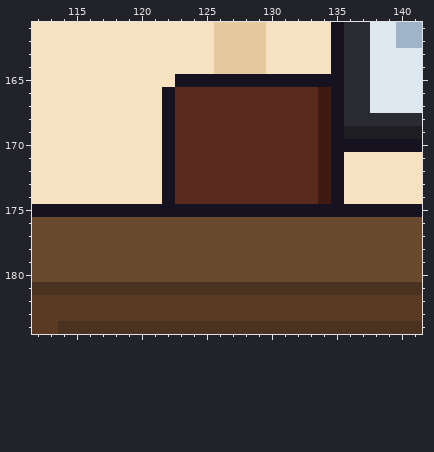
Pixel-art file -- office/site_vet_office_b.aseprite. Above: the version before the commit.
320x320 pixels, 1 frame. Colours within 5 levels of each other are drawn and written as one. Shown: x 112..141, y 161..184.
And afterwards:
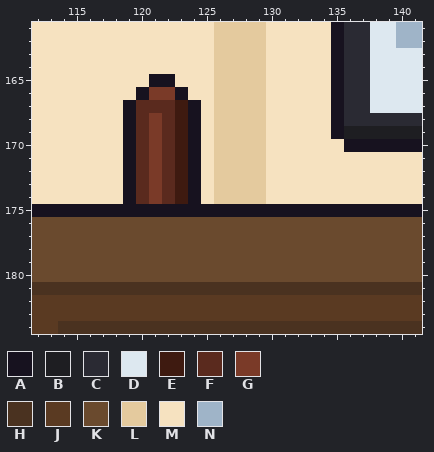
Palette (. is transparent): A #17121f  B #1e1e22  C #2a2a33  D #dde8f0  E #3e1a10  F #5a2a1e  G #7a3a28  H #4a3220  J #5a3a22  K #6a4a2e  L #e4ca9e  M #f6e2c0  N #9fb4c8
The edit:
Layer "Chair":
y 165: x 121..134 MMAAAAAAAAAAAA -> AAMMMLLLLMMMMM
y 166: x 120..134 MMAFFFFFFFFFFFE -> AGGAMMLLLLMMMMM
y 167: x 119..134 MMMAFFFFFFFFFFFE -> AFFFEAMLLLLMMMMM
y 168..169: x 119..134 MMMAFFFFFFFFFFFE -> AFGFEAMLLLLMMMMM
y 170..174: x 119..135 MMMAFFFFFFFFFFFEA -> AFGFEAMLLLLMMMMMM
